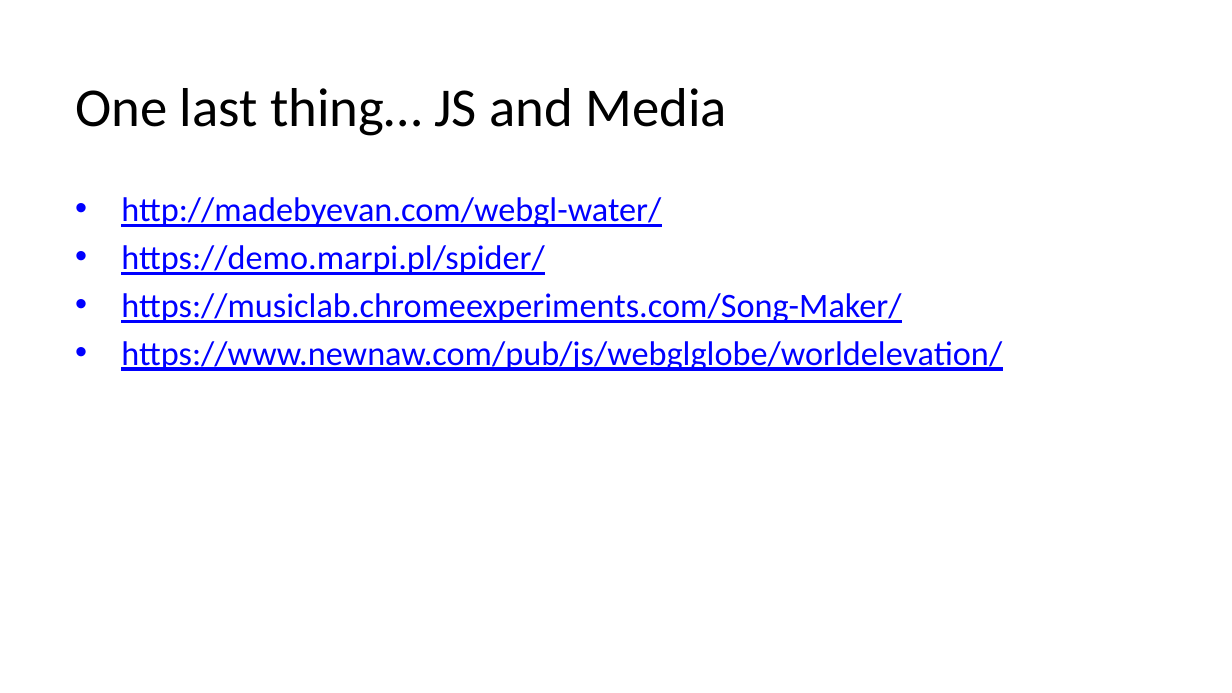
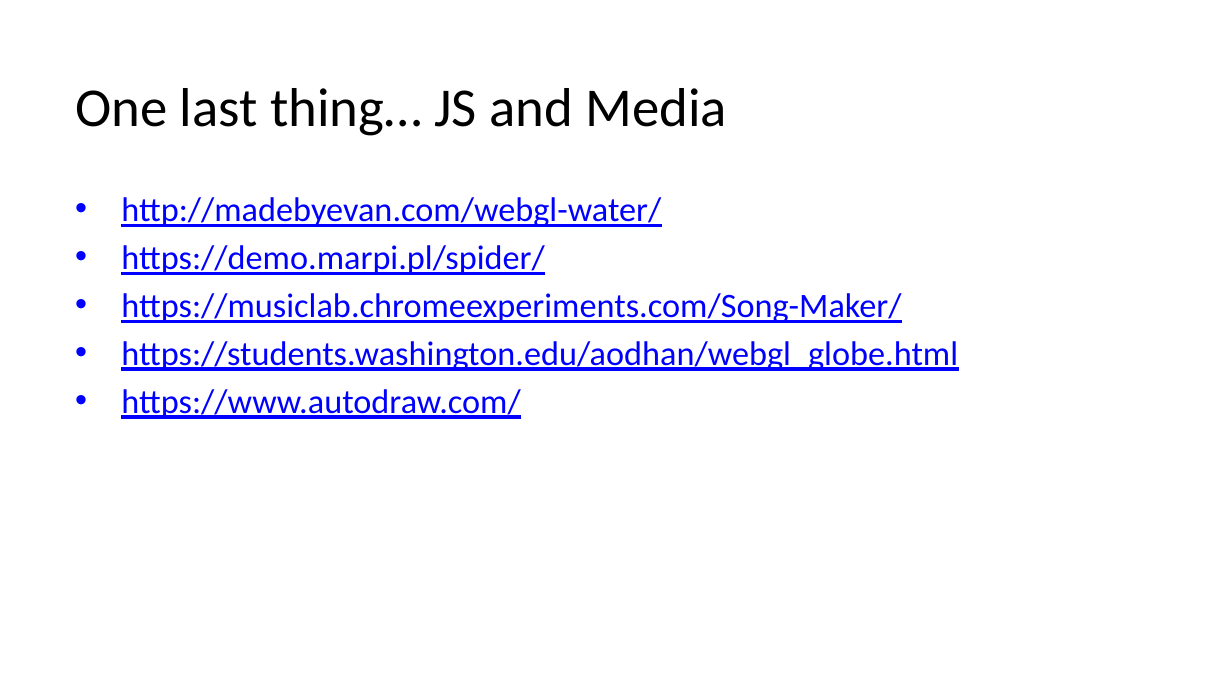
Before and after one commit to fi67/startPoint, a slide deck: slide 55 of rpsc2023.pptx (slide 54 before the commit). Drawn at 1232x693 pixels with LibreOffice and Linux fonts; fonts in the diff are those of the drawing; background and template pictures are left out. Boxes give left, top, right and bottom in pixels: in the first picture for what was removed or moved away, otherwise in the second. Text is boxed around its words. In the diff, an @@ line names an element or a change of style, - is before the commit and + after.

```diff
--- a/rpsc2023.pptx
+++ b/rpsc2023.pptx
@@ text at [121, 341, 958, 419]: text changed @@
-• https://www.newnaw.com/pub/js/webglglobe/worldelevation/
+• https://students.washington.edu/aodhan/webgl_globe.html
+• https://www.autodraw.com/
```
Also in this commit, not shown: 9 other slides changed, 1 slide added, 1 slide removed, 1 other file.
